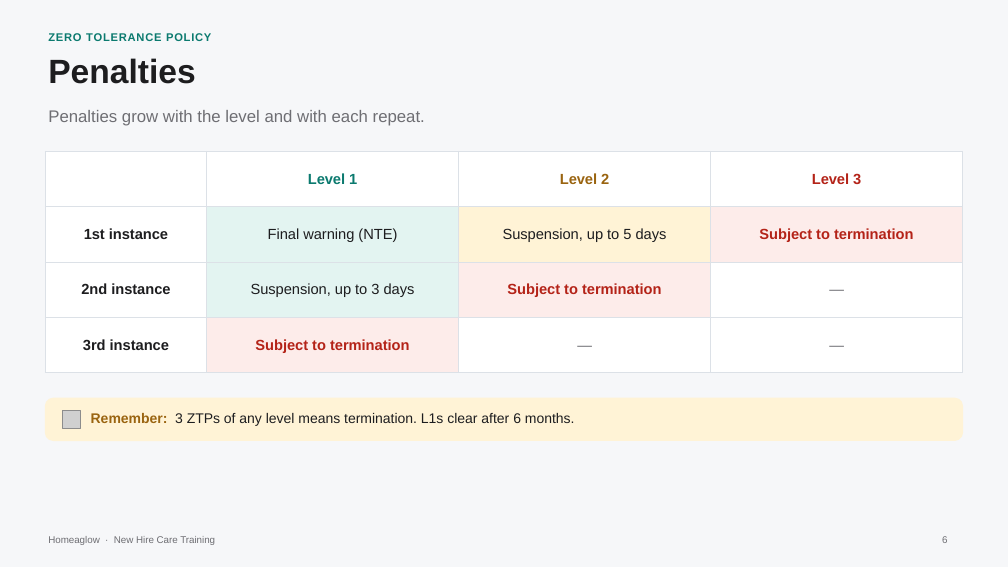
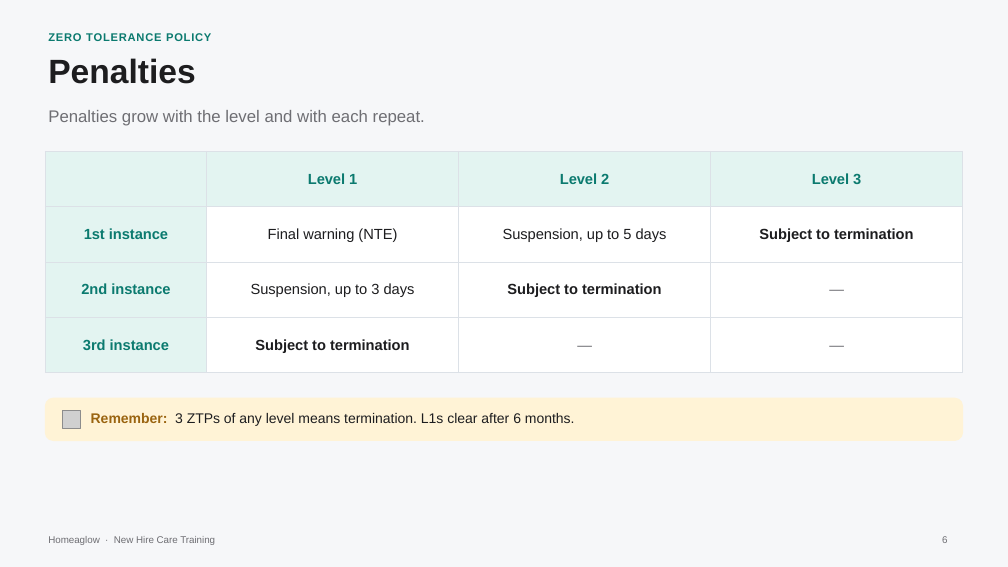
Before and after one commit to anjulimichelle/training, a slide deck: slide 6 of customer-foundations/customer-foundations-c-crm.pptx. Drawn at 1008x567 pixels with LibreOffice and Linux fonts; fonts in the diff are those of the drawing; grey boxes stand for pictures. Boxes give left, top, right and bottom in pixels: in the first picture for what was removed or moved away, otherwise in the second. Text is boxed around its words. In the diff, an @@ line names an element or a change of style, - is before the commit and + after.

```diff
--- a/customer-foundations/customer-foundations-c-crm.pptx
+++ b/customer-foundations/customer-foundations-c-crm.pptx
@@ table at box(45, 151, 963, 357) @@
@@ fill #FFFFFF to #E3F4F1 in 7 cells @@
@@ fill #E3F4F1 to #FFFFFF in 2 cells @@
@@ fill #FFF3D6 to #FFFFFF in row 2, column 3 @@
@@ fill #FDECEA to #FFFFFF in 3 cells @@
@@ text colour #9A6410 to #0B7A6F in "Level 2" @@
@@ text colour #B42318 to #0B7A6F in "Level 3" @@
@@ text colour #1D1D1F to #0B7A6F in "1st instance", "2nd instance", "3rd instance" @@
@@ text colour #B42318 to #1D1D1F in "Subject to termination", "Subject to termination", "Subject to termination" @@
```
Also in this commit, not shown: 23 other slides changed, 3 slides added, 2 slides removed, 12 other files.
